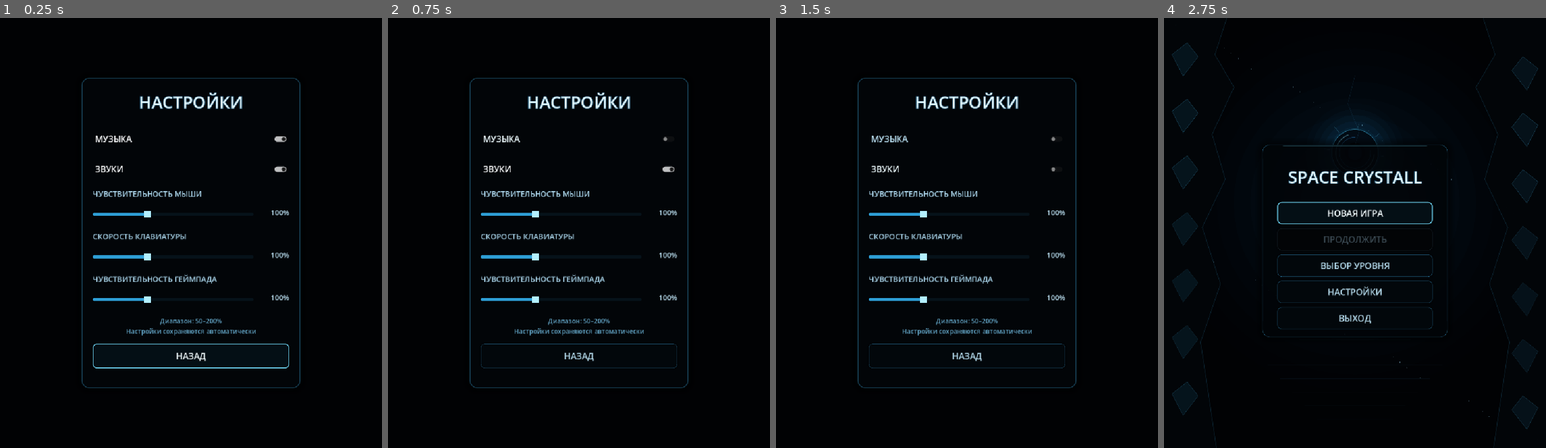
Above: before the commit, frames 1-4 (left to right).
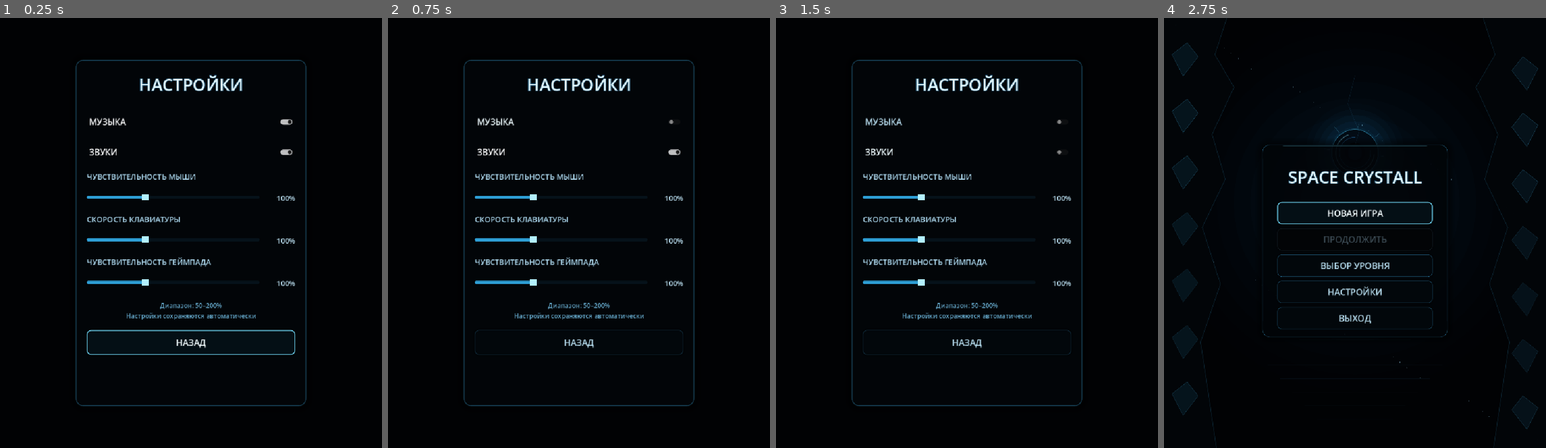
Above: after the commit, the same moments.

Repository: Ardarik421/arkanoid
Game: Godot game, scene res://scenes/settings_menu.tscn
The game is run twice, just before and just after one commit, with the same random seed, the same clock (stepped at 60 frames per second) and the same inputs. This scene is started directly instead of the project's main scene. Sound files missing from this copy of the repository are replaced by a short silence.
Inputs:
- Up to frame 1 (0.25 s): no input
- Up to frame 2 (0.75 s): click "МУЗЫКА" at 0.5 s
- Up to frame 3 (1.5 s): click "ЗВУКИ" at 1.25 s
- Up to frame 4 (2.75 s): click "НАЗАД" at 2 s

The runs differ from the first frame. In frame 1, 6.9% of the frame differs, in the area x 19-81%, y 9-91%; in frame 2, 6.7%; in frame 3, 6.6%; in frame 4, nothing differs.

Commit message:
Подогнал компоновку экрана настроек

Diff:
--- a/scenes/settings_menu.tscn
+++ b/scenes/settings_menu.tscn
@@ -23,39 +23,34 @@
 
 [node name="Panel" type="PanelContainer" parent="."]
 layout_mode = 0
-offset_left = 205.0
-offset_top = 150.0
-offset_right = 755.0
-offset_bottom = 930.0
+offset_left = 190.0
+offset_top = 105.0
+offset_right = 770.0
+offset_bottom = 975.0
 
 [node name="VBox" type="VBoxContainer" parent="Panel"]
 layout_mode = 2
-theme_override_constants/separation = 24
+theme_override_constants/separation = 20
 
 [node name="Title" type="Label" parent="Panel/VBox"]
 layout_mode = 2
-custom_minimum_size = Vector2(0, 90)
-theme_override_colors/font_color = Color(0.88, 0.97, 1, 1)
-theme_override_font_sizes/font_size = 38
+custom_minimum_size = Vector2(0, 92)
 text = "НАСТРОЙКИ"
 horizontal_alignment = 1
 vertical_alignment = 1
 
 [node name="MusicToggle" type="CheckButton" parent="Panel/VBox"]
 layout_mode = 2
-custom_minimum_size = Vector2(0, 58)
-theme_override_font_sizes/font_size = 22
+custom_minimum_size = Vector2(0, 56)
 text = "МУЗЫКА"
 
 [node name="SoundsToggle" type="CheckButton" parent="Panel/VBox"]
 layout_mode = 2
-custom_minimum_size = Vector2(0, 58)
-theme_override_font_sizes/font_size = 22
+custom_minimum_size = Vector2(0, 56)
 text = "ЗВУКИ"
 
 [node name="MouseLabel" type="Label" parent="Panel/VBox"]
 layout_mode = 2
-theme_override_font_sizes/font_size = 20
 text = "ЧУВСТВИТЕЛЬНОСТЬ МЫШИ"
 
 [node name="MouseRow" type="HBoxContainer" parent="Panel/VBox"]
@@ -73,13 +68,12 @@
 [node name="MouseValue" type="Label" parent="Panel/VBox/MouseRow"]
 custom_minimum_size = Vector2(72, 40)
 layout_mode = 2
-theme_override_font_sizes/font_size = 18
 text = "100%"
 horizontal_alignment = 2
+vertical_alignment = 1
 
 [node name="KeyboardLabel" type="Label" parent="Panel/VBox"]
 layout_mode = 2
-theme_override_font_sizes/font_size = 20
 text = "СКОРОСТЬ КЛАВИАТУРЫ"
 
 [node name="KeyboardRow" type="HBoxContainer" parent="Panel/VBox"]
@@ -97,13 +91,12 @@
 [node name="KeyboardValue" type="Label" parent="Panel/VBox/KeyboardRow"]
 custom_minimum_size = Vector2(72, 40)
 layout_mode = 2
-theme_override_font_sizes/font_size = 18
 text = "100%"
 horizontal_alignment = 2
+vertical_alignment = 1
 
 [node name="GamepadLabel" type="Label" parent="Panel/VBox"]
 layout_mode = 2
-theme_override_font_sizes/font_size = 20
 text = "ЧУВСТВИТЕЛЬНОСТЬ ГЕЙМПАДА"
 
 [node name="GamepadRow" type="HBoxContainer" parent="Panel/VBox"]
@@ -121,21 +114,20 @@
 [node name="GamepadValue" type="Label" parent="Panel/VBox/GamepadRow"]
 custom_minimum_size = Vector2(72, 40)
 layout_mode = 2
-theme_override_font_sizes/font_size = 18
 text = "100%"
 horizontal_alignment = 2
+vertical_alignment = 1
 
 [node name="Hint" type="Label" parent="Panel/VBox"]
 layout_mode = 2
-theme_override_colors/font_color = Color(0.5, 0.68, 0.76, 1)
-theme_override_font_sizes/font_size = 16
+custom_minimum_size = Vector2(0, 58)
 text = "Диапазон: 50–200%\nНастройки сохраняются автоматически"
 horizontal_alignment = 1
+vertical_alignment = 1
 
 [node name="BackButton" type="Button" parent="Panel/VBox"]
 layout_mode = 2
 custom_minimum_size = Vector2(0, 62)
-theme_override_font_sizes/font_size = 22
 text = "НАЗАД"
 
 [connection signal="toggled" from="Panel/VBox/MusicToggle" to="." method="_on_music_toggled"]
